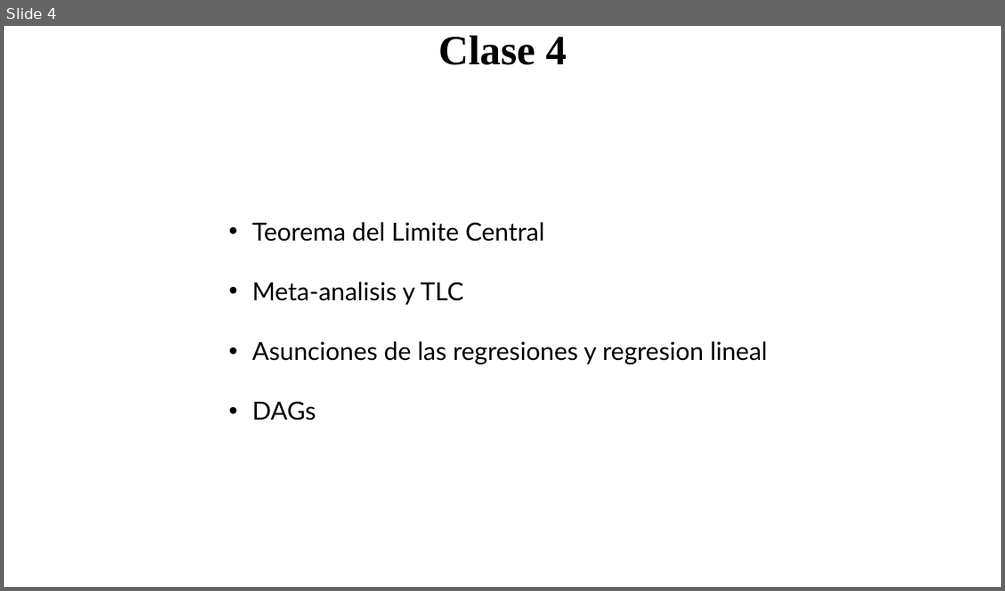
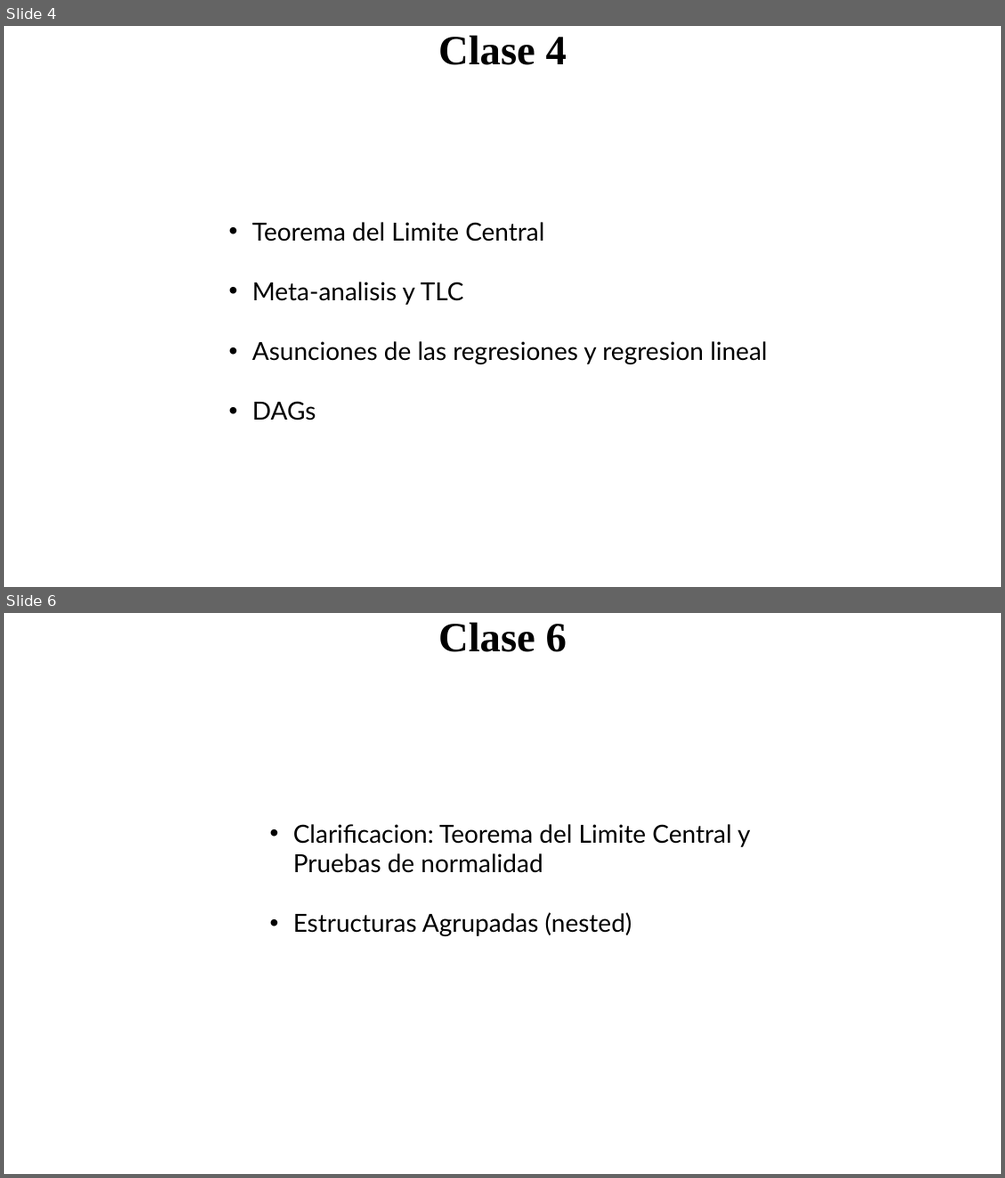
Before and after one commit to santiagocdo/metodologia-y-bioestadisitca, a slide deck: INPRFM/clases.pptx. Shown one above the other, each under a label of ours: slide 4 before the commit, slides 4 and 6 after it; the slides between them are not shown. The pictures are 1005x591 and 1005x1178 pixels, drawn with LibreOffice and Linux fonts; fonts in the diff are those of the drawing. Boxes give left, top, right and bottom in pixels: in the first picture for what was removed or moved away, otherwise in the second. Text is boxed around its words. In the diff, an @@ line names an element or a change of style, - is before the commit and + after.

```diff
--- a/INPRFM/clases.pptx
+++ b/INPRFM/clases.pptx
@@ slide 6 added at (4, 613, 1001, 1174), background #FFFFFF @@
@@ text added at (438, 622, 566, 652), 40 pt, text #000000, bold @@
+Clase 6
@@ text added at (293, 824, 750, 936), 24 pt, text #000000 @@
+• Clarificacion: Teorema del Limite Central y
+  Pruebas de normalidad
+• Estructuras Agrupadas (nested)
```
Also in this commit, not shown: 1 slide changed, 4 other files.
